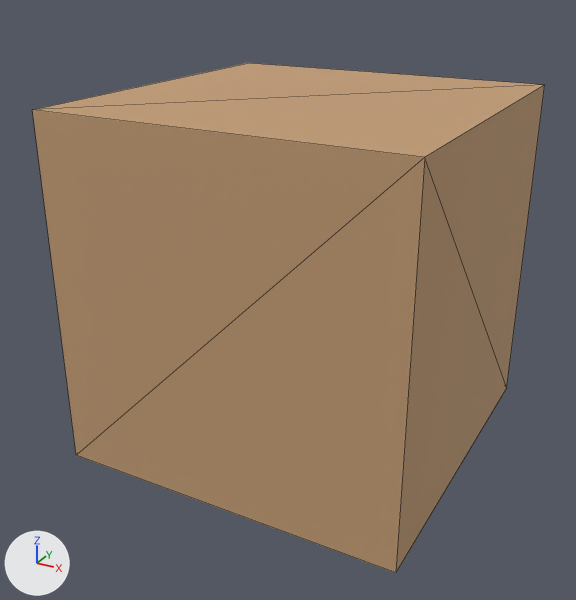
What one commit did to the glTF model public/model/quaternius/props/Shelf.glb.
Rendered twice from a 50 mm lens placed at (0.989, -1.92, 1.356), pointed at (-0.026, -0.076, 0.434). Every picture has the same lights, and +X, +Y and +Z are marked at lower left. The picture after the commit comes second. Mesh edges are drawn as thin lines. Vertices at exactly the same position are counted once.

Names of what the first picture shows: 'filler_Shelf'.
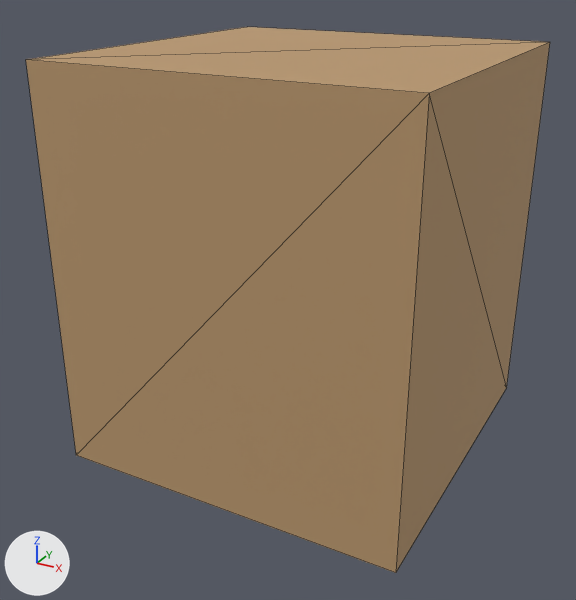
The newer file is also rescaled (x0.85), turned or shifted as a whole; pictures and numbers use the older file's frame.

What the commit changed:
me_shelf is used by ob_filler_shelf; location (0.0, 0.0, 0.0).
Before the commit, vertices of me_shelf: 1 (0.5, 0.5, 1.0) at pixel (544, 84), 2 (0.5, -0.5, 1.0) at pixel (424, 157), 5 (-0.5, -0.5, 1.0) at pixel (32, 109), 6 (-0.5, 0.5, 1.0) at pixel (247, 63).
me_shelf had 8 vertices, 12 faces and spanned x -0.5..0.5, y -0.5..0.5, z 0.0..1.0.
me_shelf now has 8 vertices, 12 faces and spans x -0.5..0.5, y -0.5..0.5, z 0.0..1.118.
Part 1, on me_shelf:
Vertices 1, 2, 5, 6 of me_shelf move by (0.0, 0.0, 0.118).

Changed parts and their boxes [x1, y1, x2, y2] in the pictures (576 x 600 px):
'filler_Shelf', reshaped (7% taller): before [32, 63, 545, 573]; after [26, 27, 550, 573]
